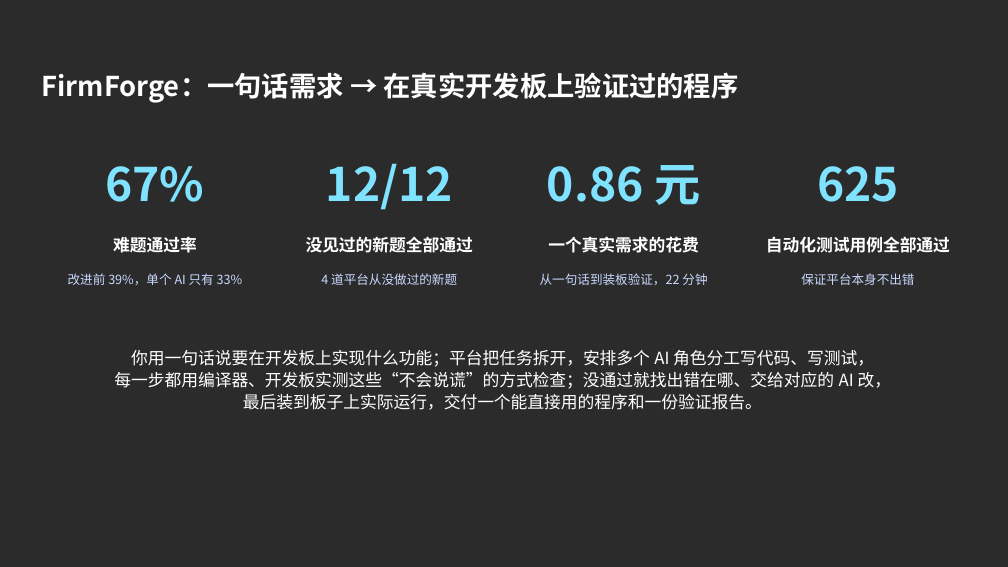
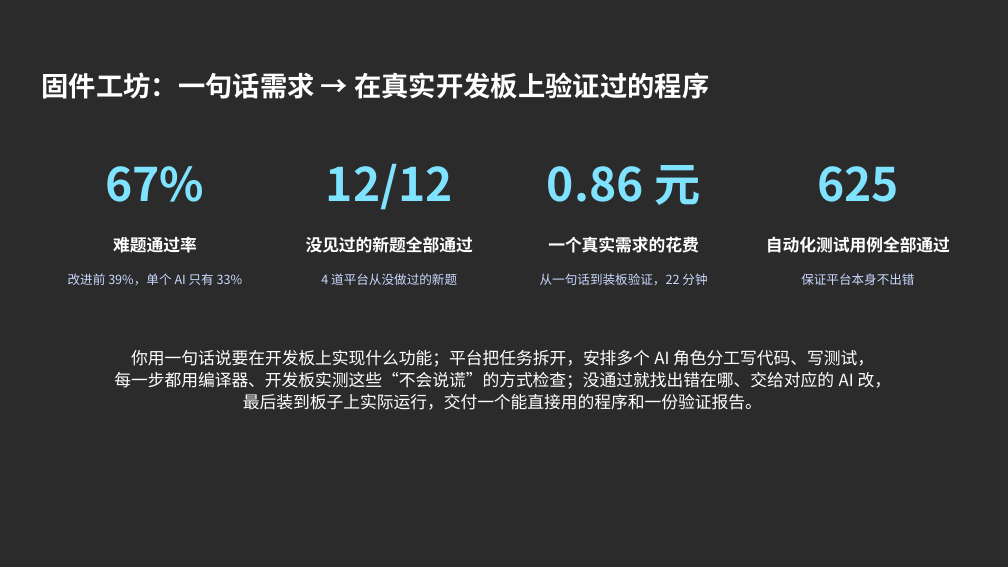
Before and after one commit to z-xxkk/firmforge, a slide deck: slide 4 of submission/方案讲解.pptx. Drawn at 1008x567 pixels with LibreOffice and Linux fonts; fonts in the diff are those of the drawing; background and template pictures are left out; a plain dark background stands for a picture behind light text. Boxes give left, top, right and bottom in pixels: in the first picture for what was removed or moved away, otherwise in the second. Text is boxed around its words. In the diff, an @@ line names an element or a change of style, - is before the commit and + after.

```diff
--- a/submission/方案讲解.pptx
+++ b/submission/方案讲解.pptx
@@ text at [42, 72, 709, 99]: text changed @@
-FirmForge：一句话需求 → 在真实开发板上验证过的程序
+固件工坊：一句话需求 → 在真实开发板上验证过的程序
```
Also in this commit, not shown: 1 other slide changed, 28 other files.
